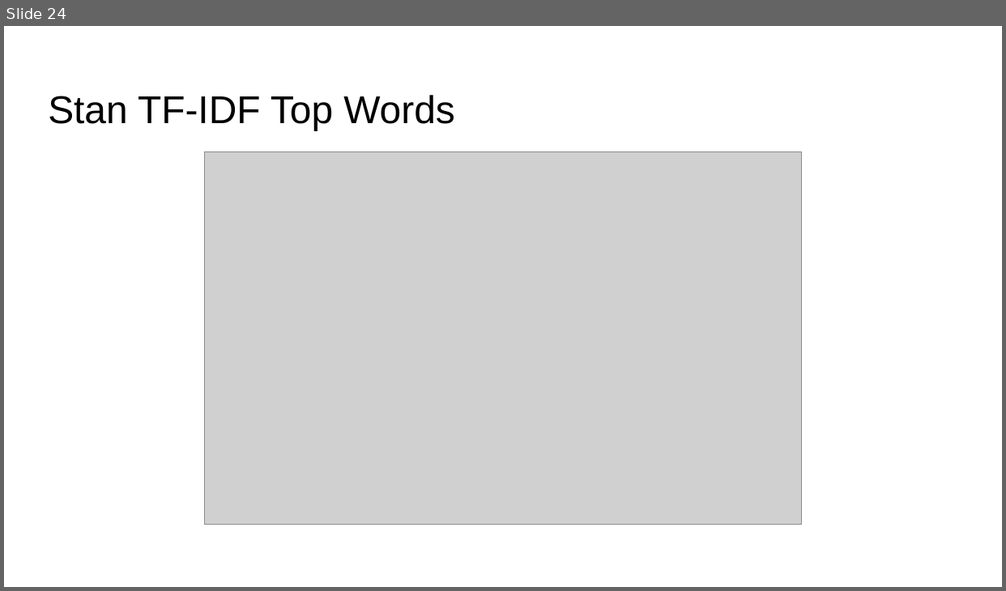
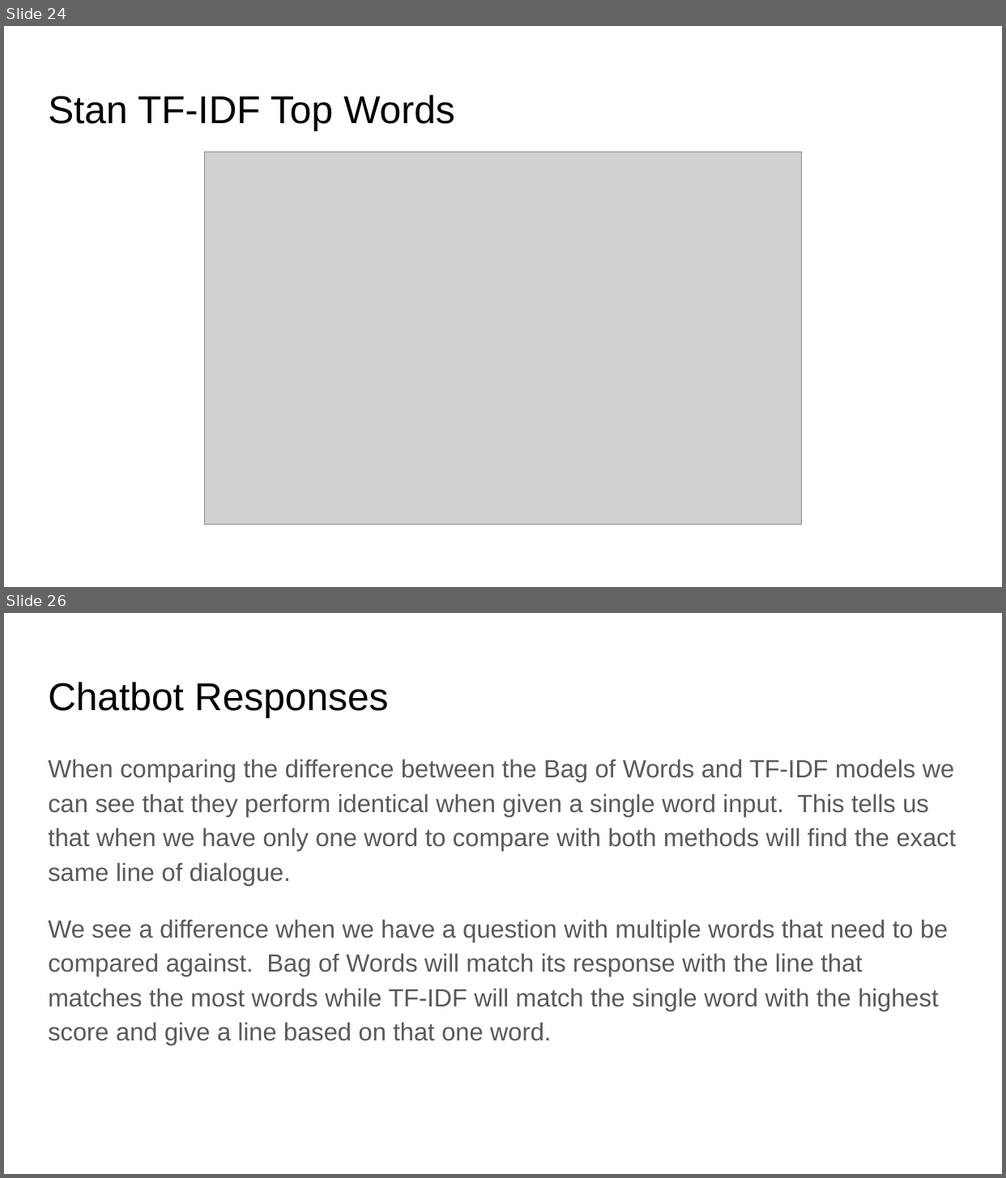
Before and after one commit to bgbarton0360/Capstone-Project-2, a slide deck: Capstone 2 Slides.pptx. Shown one above the other, each under a label of ours: slide 24 before the commit, slides 24 and 26 after it; the slides between them are not shown. The pictures are 1006x591 and 1006x1178 pixels, drawn with LibreOffice and Linux fonts; fonts in the diff are those of the drawing; grey boxes stand for pictures. Boxes give left, top, right and bottom in pixels: in the first picture for what was removed or moved away, otherwise in the second. Text is boxed around its words. In the diff, an @@ line names an element or a change of style, - is before the commit and + after.

```diff
--- a/Capstone 2 Slides.pptx
+++ b/Capstone 2 Slides.pptx
@@ slide 26 added at <box>4,613,1002,1174</box>, background #FFFFFF @@
@@ title added at <box>48,682,389,717</box>, 28 pt, text #000000 @@
+Chatbot Responses
@@ text added at <box>48,759,957,1046</box>, 18 pt, text #595959 @@
+When comparing the difference between the Bag of Words and TF-IDF models we can see that they perform identical when given a single word input. This tells us that when we have only one word to compare with both methods will find the exact same line of dialogue.
+We see a difference when we have a question with multiple words that need to be compared against. Bag of Words will match its response with the line that matches the most words while TF-IDF will match the single word with the highest score and give a line based on that one word.
```
Also in this commit, not shown: 1 slide changed, 2 other slides added, 1 other file.
